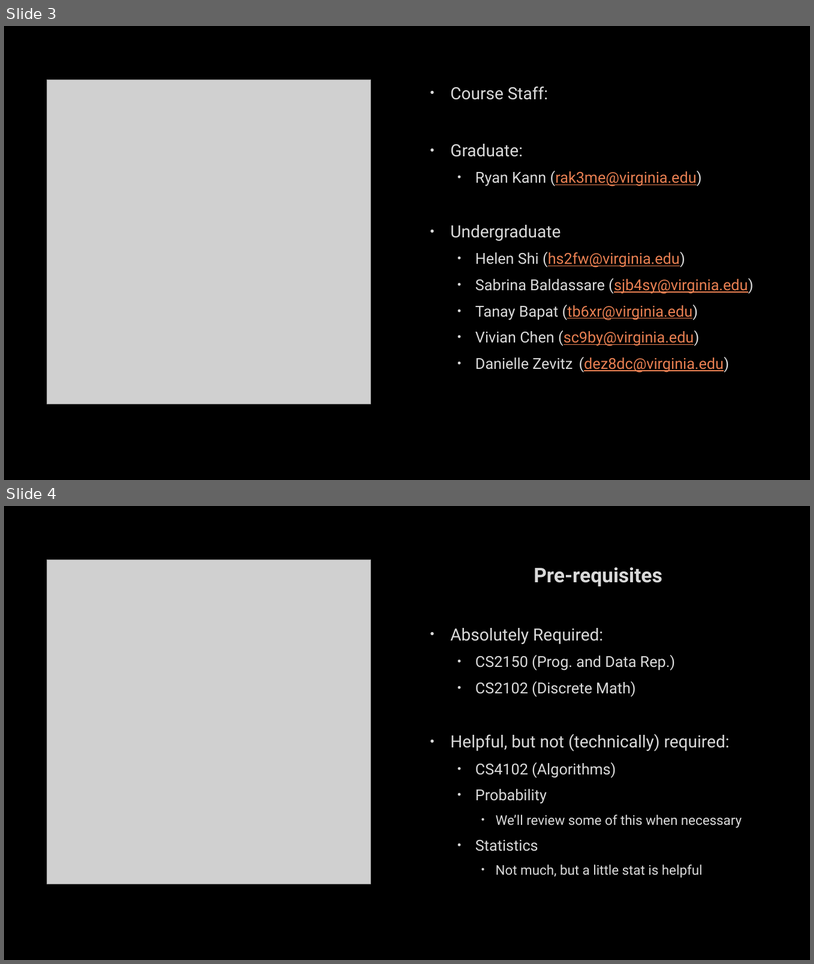
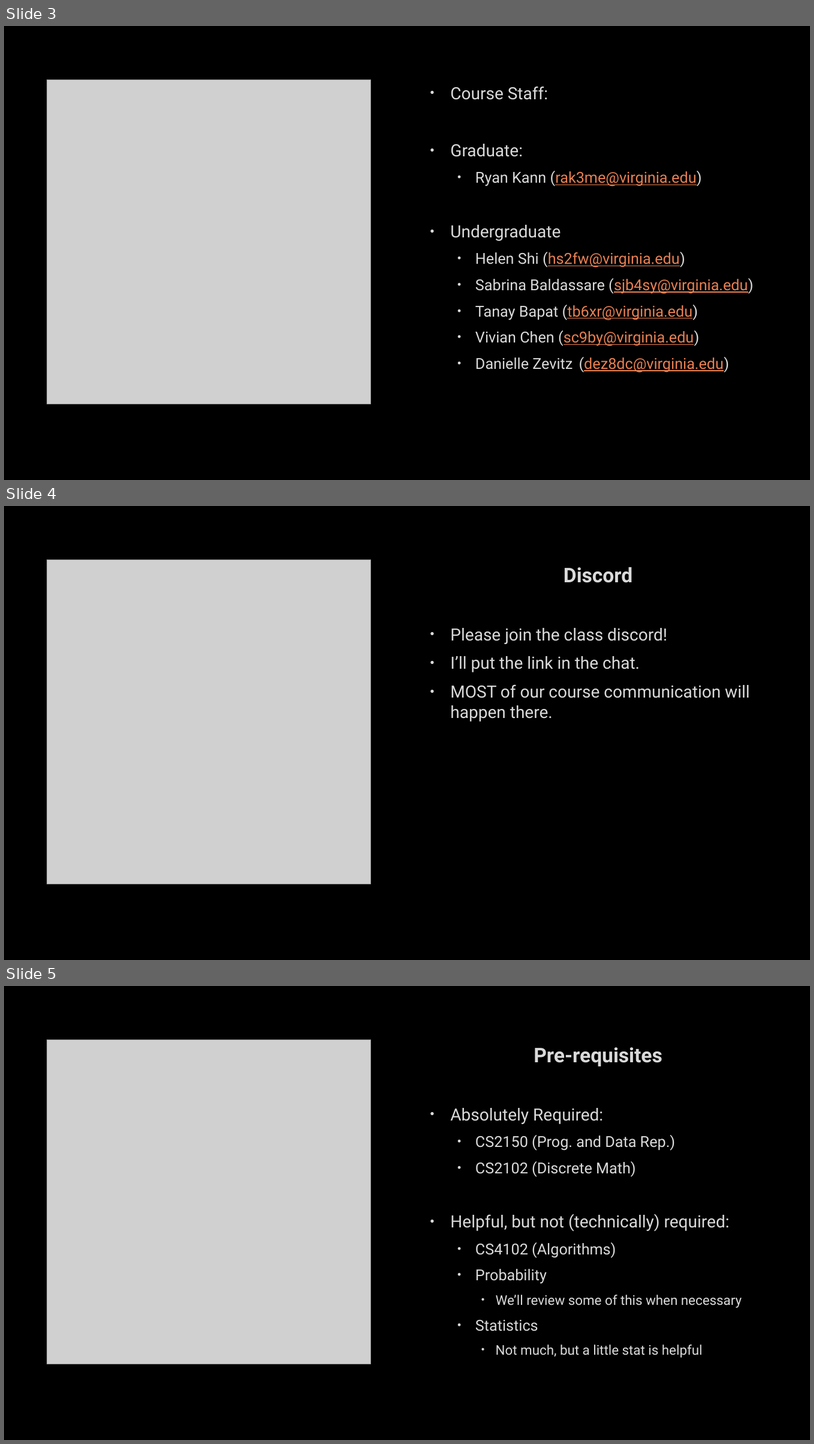
Before and after one commit to markfloryan/AI, a slide deck: slides/01-CourseIntroduction.pptx. Shown one above the other, each under a label of ours: slides 3 and 4 before the commit, slides 3, 4 and 5 after it. The pictures are 814x964 and 814x1444 pixels, drawn with LibreOffice and Linux fonts; fonts in the diff are those of the drawing; grey boxes stand for pictures; background and template pictures are left out. Boxes give left, top, right and bottom in pixels: in the first picture for what was removed or moved away, otherwise in the second. Text is boxed around its words. In the diff, an @@ line names an element or a change of style, - is before the commit and + after.

```diff
--- a/slides/01-CourseIntroduction.pptx
+++ b/slides/01-CourseIntroduction.pptx
@@ slide 4 added at [4, 506, 810, 960], background picture (left out) @@
@@ picture added at [47, 559, 371, 883] @@
@@ text added at [450, 567, 750, 721], 20 pt, text #DADADA @@
+Discord
+• Please join the class discord!
+• I’ll put the link in the chat.
+• MOST of our course communication will happen there.
@@ what was slide 4 is now slide 5 @@
```
Also in this commit, not shown: 1 slide removed, 3 other files.
